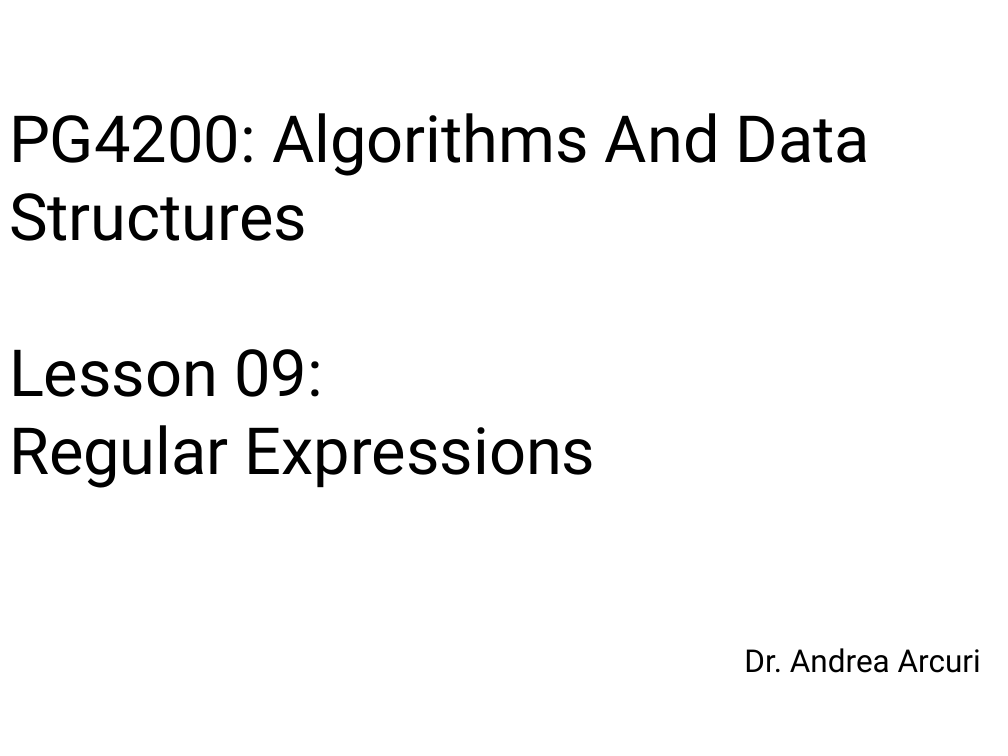
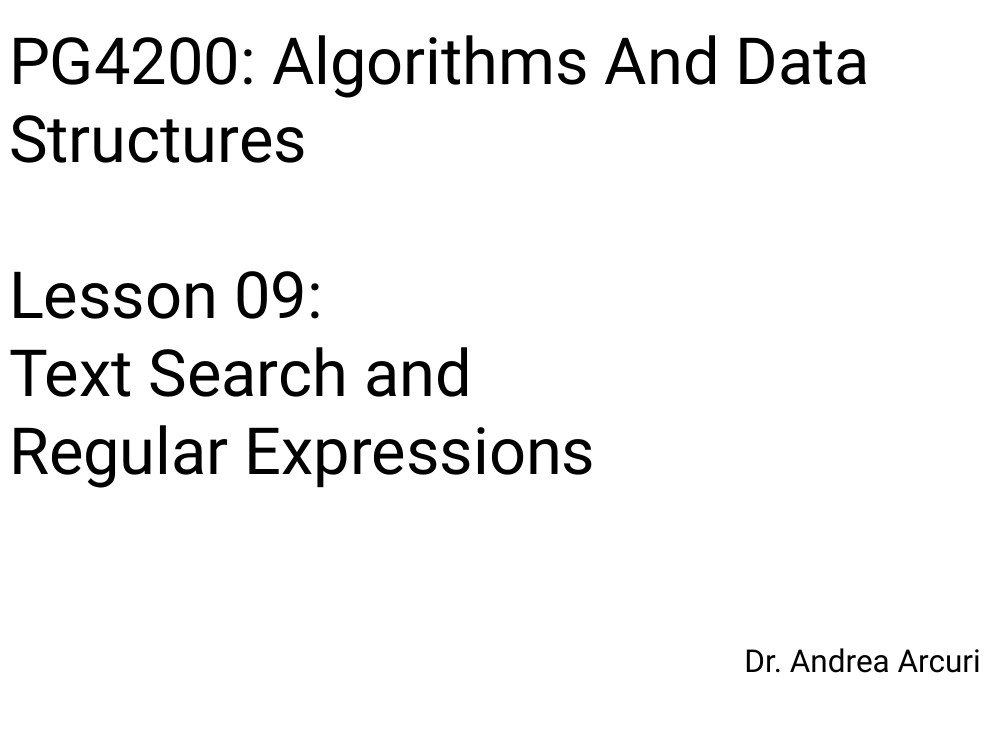
Before and after one commit to arcuri82/algorithms, a slide deck: slide 1 of docs/slides/09/09_regex.pptx. Drawn at 1008x756 pixels with LibreOffice and Linux fonts; fonts in the diff are those of the drawing. Boxes give left, top, right and bottom in pixels: in the first picture for what was removed or moved away, otherwise in the second. Text is boxed around its words. In the diff, an @@ line names an element or a change of style, - is before the commit and + after.

```diff
--- a/docs/slides/09/09_regex.pptx
+++ b/docs/slides/09/09_regex.pptx
@@ title at [9,35,870,488]: text changed @@
-PG4200: Algorithms And Data Structures
-Lesson 09:
-Regular Expressions
+PG4200: Algorithms And Data Structures
+Lesson 09:
+Text Search and
+Regular Expressions
```
Also in this commit, not shown: 15 slides added, 7 other files.
